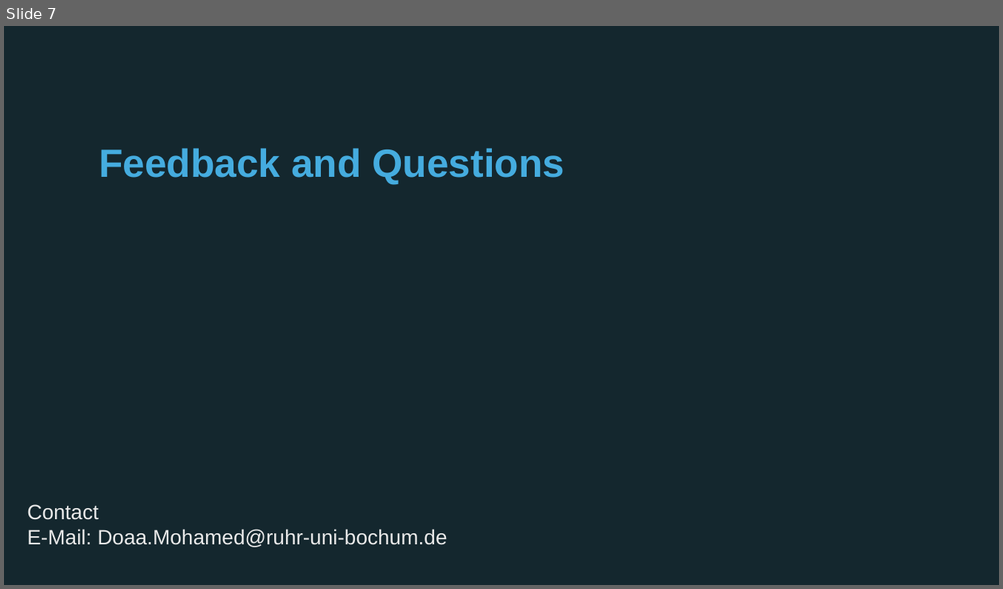
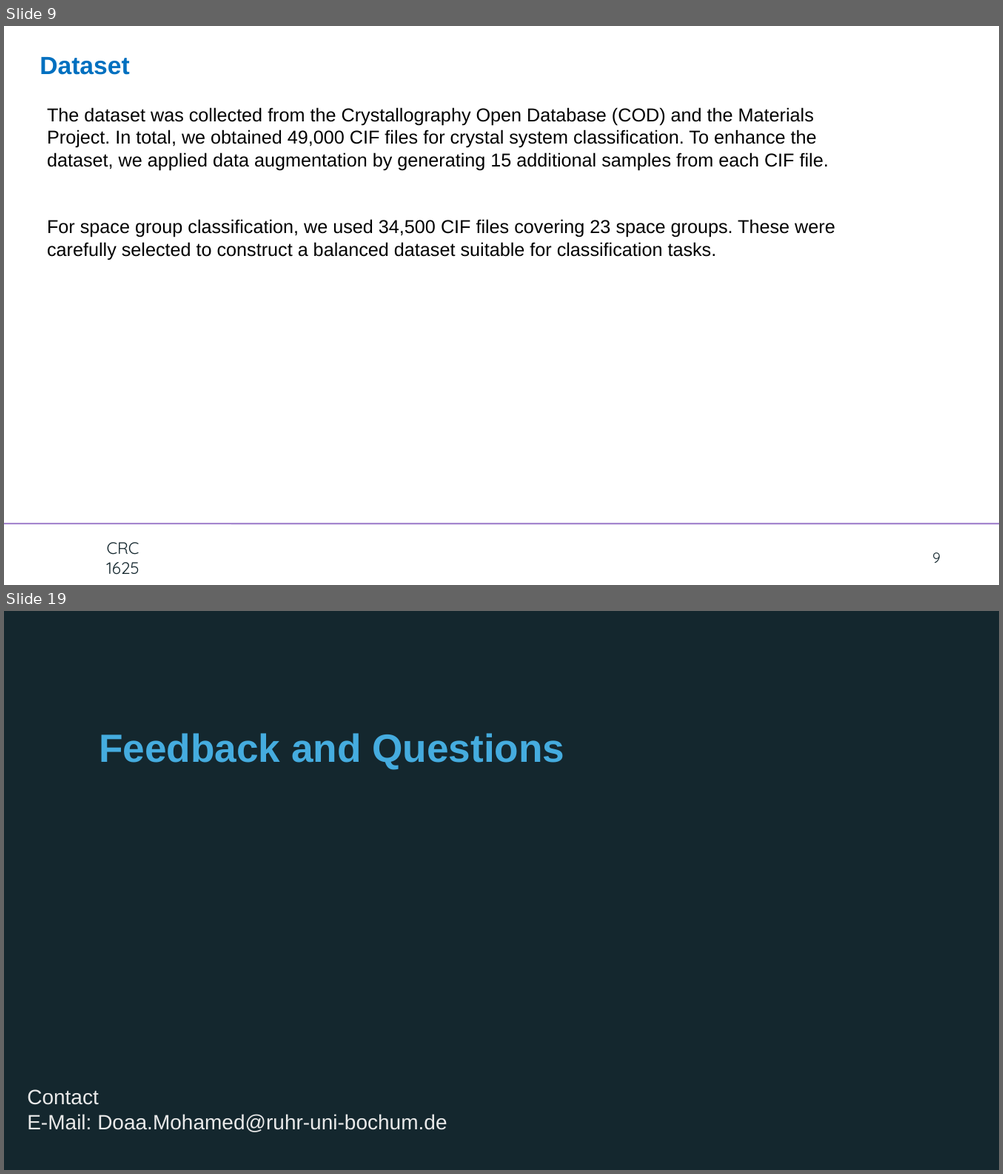
Before and after one commit to doaa1012/virtual_electrochemist, a slide deck: Meeting.pptx. Shown one above the other, each under a label of ours: slide 7 before the commit, slides 9 and 19 after it; the slides between them are not shown. The pictures are 1003x589 and 1003x1174 pixels, drawn with LibreOffice and Linux fonts; fonts in the diff are those of the drawing; background and template pictures are left out. Boxes give left, top, right and bottom in pixels: in the first picture for what was removed or moved away, otherwise in the second. Text is boxed around its words. In the diff, an @@ line names an element or a change of style, - is before the commit and + after.

```diff
--- a/Meeting.pptx
+++ b/Meeting.pptx
@@ slide 9 added at [4,26,999,585], background #FFFFFF; not listed: 1 template element that a slide beside it also shows @@
@@ text added at [40,57,129,75], 24 pt, text #0070C0, bold @@
+Dataset
@@ text added at [47,107,835,260], 18 pt, text #000000 @@
+The dataset was collected from the Crystallography Open Database (COD) and the Materials Project. In total, we obtained 49,000 CIF files for crystal system classification. To enhance the dataset, we applied data augmentation by generating 15 additional samples from each CIF file.
+For space group classification, we used 34,500 CIF files covering 23 space groups. These were carefully selected to construct a balanced dataset suitable for classification tasks.
@@ text added at [106,543,139,574], 16 pt, text #14272E @@
+CRC
+1625
@@ page number added at [932,553,940,563], 14 pt, text #14272E @@
+9
@@ what was slide 7 is now slide 19 @@
```
Also in this commit, not shown: 11 other slides added, 37 other files.
